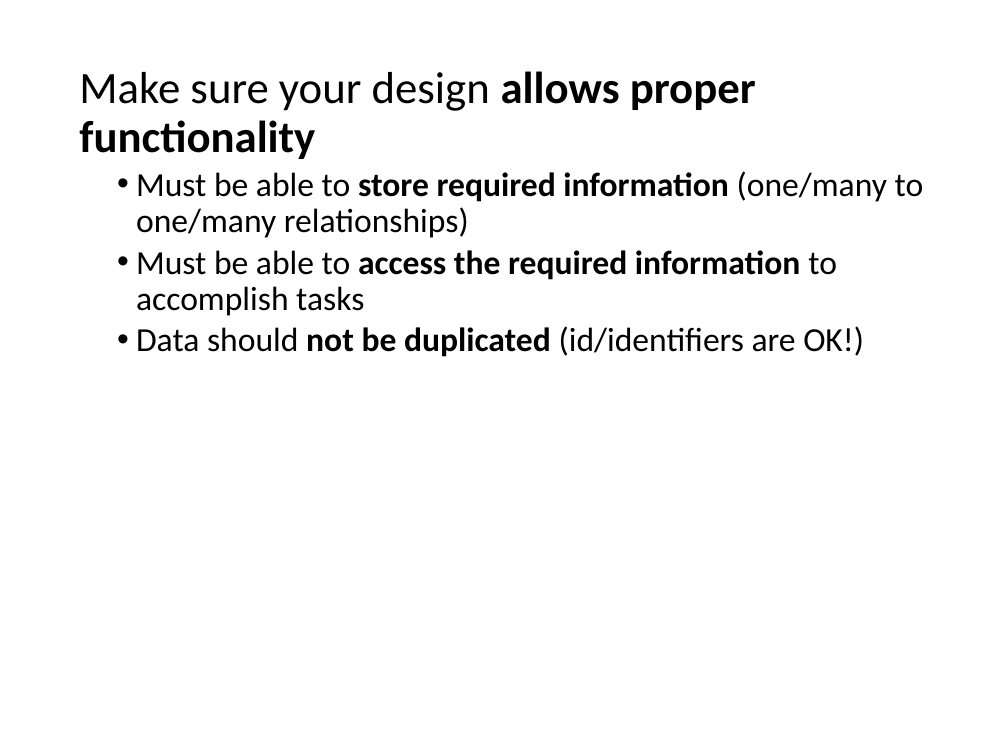
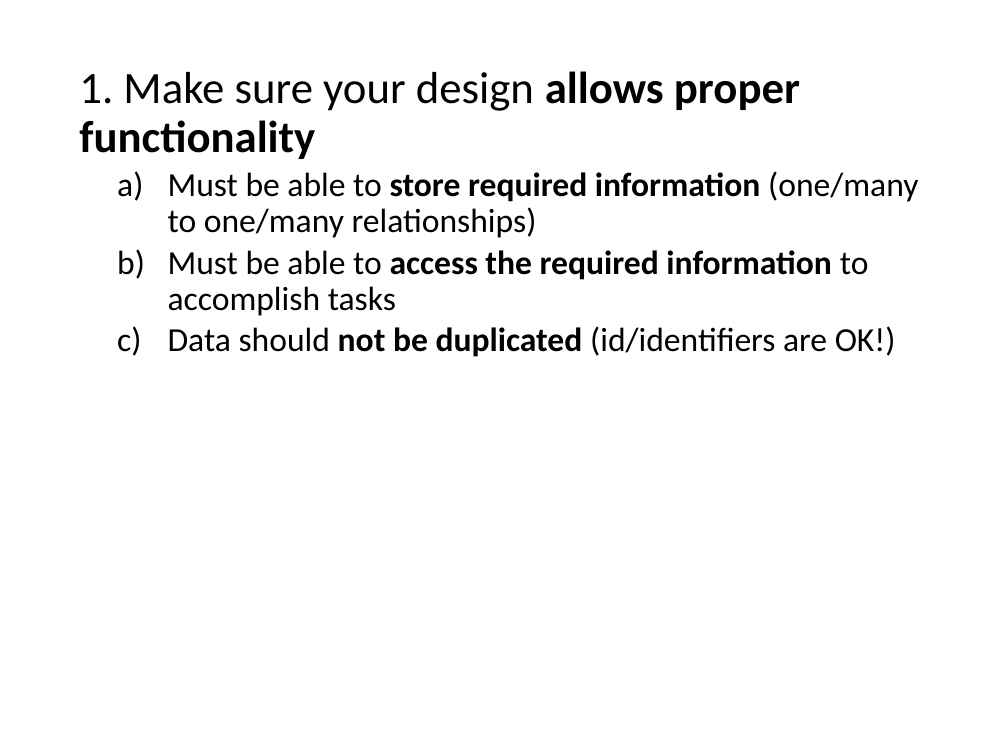
Before and after one commit to RHIT-CSSE/csse220, a slide deck: slide 16 of ClassMaterials/SETechniques/Slides/SoftwareEngineeringTechniques.pptx (slide 18 before the commit). Drawn at 1008x756 pixels with LibreOffice and Linux fonts; fonts in the diff are those of the drawing. Boxes give left, top, right and bottom in pixels: in the first picture for what was removed or moved away, otherwise in the second. Text is boxed around its words. In the diff, an @@ line names an element or a change of style, - is before the commit and + after.

```diff
--- a/ClassMaterials/SETechniques/Slides/SoftwareEngineeringTechniques.pptx
+++ b/ClassMaterials/SETechniques/Slides/SoftwareEngineeringTechniques.pptx
@@ text at [79,71,800,159]: text changed @@
-Make sure your design allows proper functionality
+1. Make sure your design allows proper functionality
@@ text at [168,171,918,357]: bullet • to a) @@
```
Also in this commit, not shown: 16 other slides changed, 6 slides added, 1 other file.
